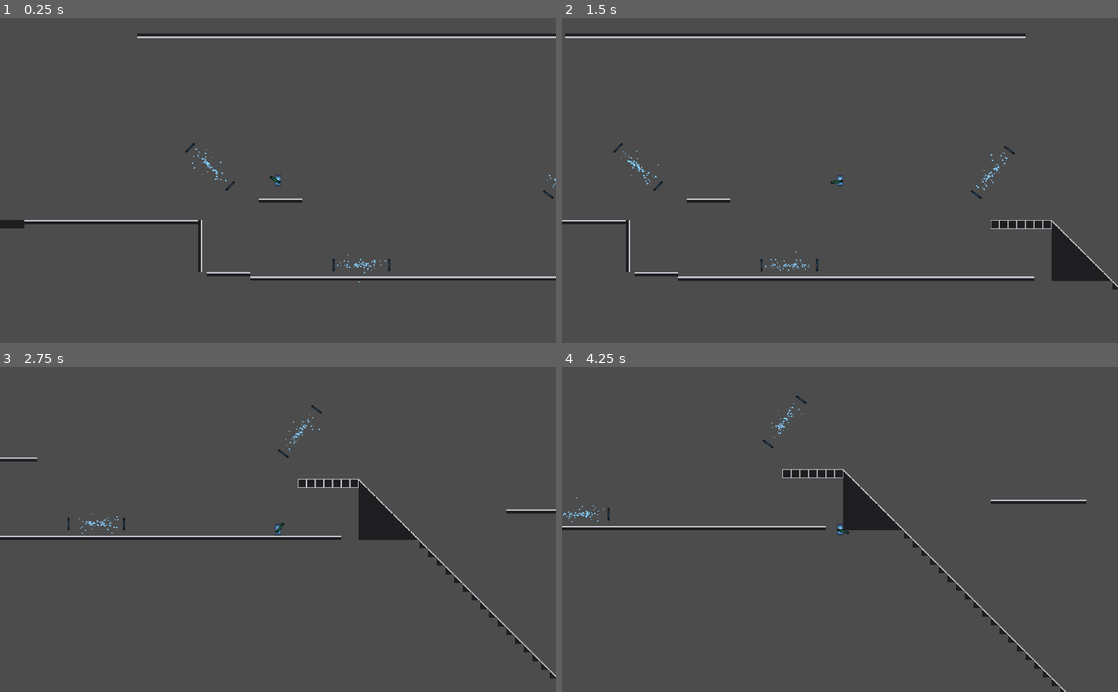
Above: before the commit, frames 1-4 (two rows, left to right).
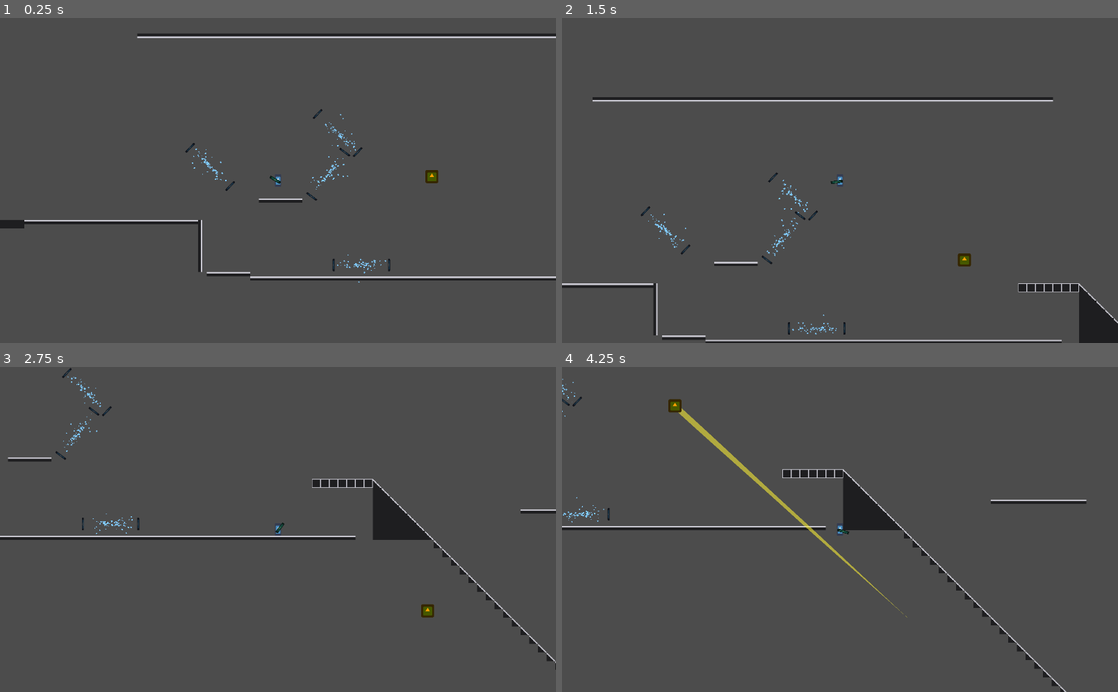
Above: after the commit, the same moments.

Repository: Xalph555/GrappleHookGame
Game: Godot game, scene res://Levels/Tests/Test01/Test011.tscn
Two runs of this game, one before a commit and one after it. Both use one fixed random seed, a clock stepped at 60 frames per second and the inputs below. The project has no main scene, so this scene is started directly. The engine's default icon, where the game draws it, is replaced by a stand-in: a white triangle on a blue panel in a dark square.
Inputs (mouse positions are in pixels of both pictures, inside the frame that each line leads up to):
- Up to frame 1 (0.25 s): no input
- Up to frame 2 (1.5 s): move the mouse to (962, 164) at 0.52 s; hold Right (ui_right) from 0.53 s (still down); tap Up (ui_up) at 0.77 s; move the mouse to (728, 196) at 1.27 s
- Up to frame 3 (2.75 s): tap Up (ui_up) at 1.52 s; move the mouse to (333, 458) at 2.02 s; release Right (ui_right) at 2.03 s; hold Left (ui_left) from 2.03 s (still down)
- Up to frame 4 (4.25 s): move the mouse to (812, 594) at 2.77 s; release Left (ui_left) at 2.78 s; hold Right (ui_right) from 2.78 s (still down); tap Up (ui_up) at 3.02, 3.77 s; move the mouse to (1006, 578) at 3.52 s

The runs differ from the first frame. In frame 1, 0.3% of the frame differs, in the area x 55-100%, y 27-57%; in frame 2, 8.4%, in the area x 0-100%, y 4-100%; in frame 3, 2.3%; in frame 4, 0.8%.

Commit message:
portal updated as of Nov 5

Diff:
--- a/Common/LevelElements/Portal/Portal.tscn
+++ b/Common/LevelElements/Portal/Portal.tscn
@@ -24,7 +24,7 @@
 extents = Vector2( 45.342, 7.02374 )
 
 [sub_resource type="RectangleShape2D" id=3]
-extents = Vector2( 42.1021, 195.408 )
+extents = Vector2( 30.1698, 195.408 )
 
 [node name="Portal" type="StaticBody2D"]
 collision_mask = 0
--- a/Levels/Tests/Test01/Test011.tscn
+++ b/Levels/Tests/Test01/Test011.tscn
@@ -41,7 +41,6 @@
 [node name="Sentry3" parent="Enemies" instance=ExtResource( 4 )]
 position = Vector2( 10296, -1000.07 )
 rotation = 3.12334
-scale = Vector2( 1, 1 )
 sentry_head = ExtResource( 5 )
 
 [node name="Sentry4" parent="Enemies" instance=ExtResource( 4 )]
@@ -60,24 +59,15 @@
 sentry_head = ExtResource( 5 )
 
 [node name="BlitzOrb" parent="Enemies" instance=ExtResource( 3 )]
-visible = false
-position = Vector2( 21462.3, 1283.48 )
-
-[node name="BlitzOrb2" parent="Enemies" instance=ExtResource( 3 )]
-visible = false
-position = Vector2( 16167.5, 802.648 )
-
-[node name="BlitzOrb3" parent="Enemies" instance=ExtResource( 3 )]
-visible = false
-position = Vector2( 18588.6, 3319.94 )
+position = Vector2( 4026.86, -320.723 )
 
 [node name="Portal" parent="." instance=ExtResource( 6 )]
-position = Vector2( 7860.03, 269.071 )
+position = Vector2( 3332.85, -642.319 )
 rotation = -0.807883
 portal_con_path = NodePath("../Portal2")
 
 [node name="Portal2" parent="." instance=ExtResource( 6 )]
-position = Vector2( 5007.62, -351.203 )
+position = Vector2( 3263.24, -336.949 )
 rotation = -2.5
 portal_con_path = NodePath("../Portal")
 
